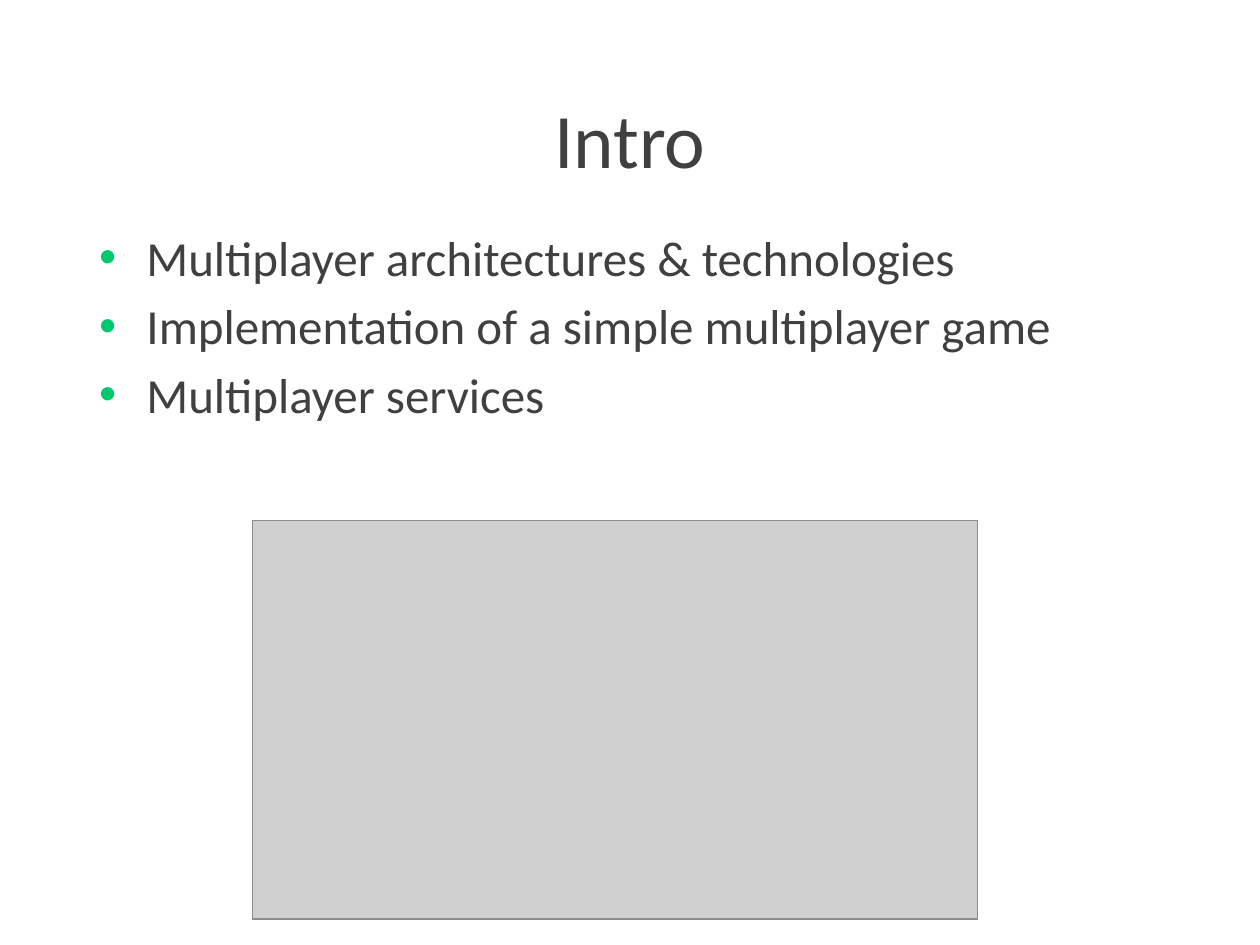
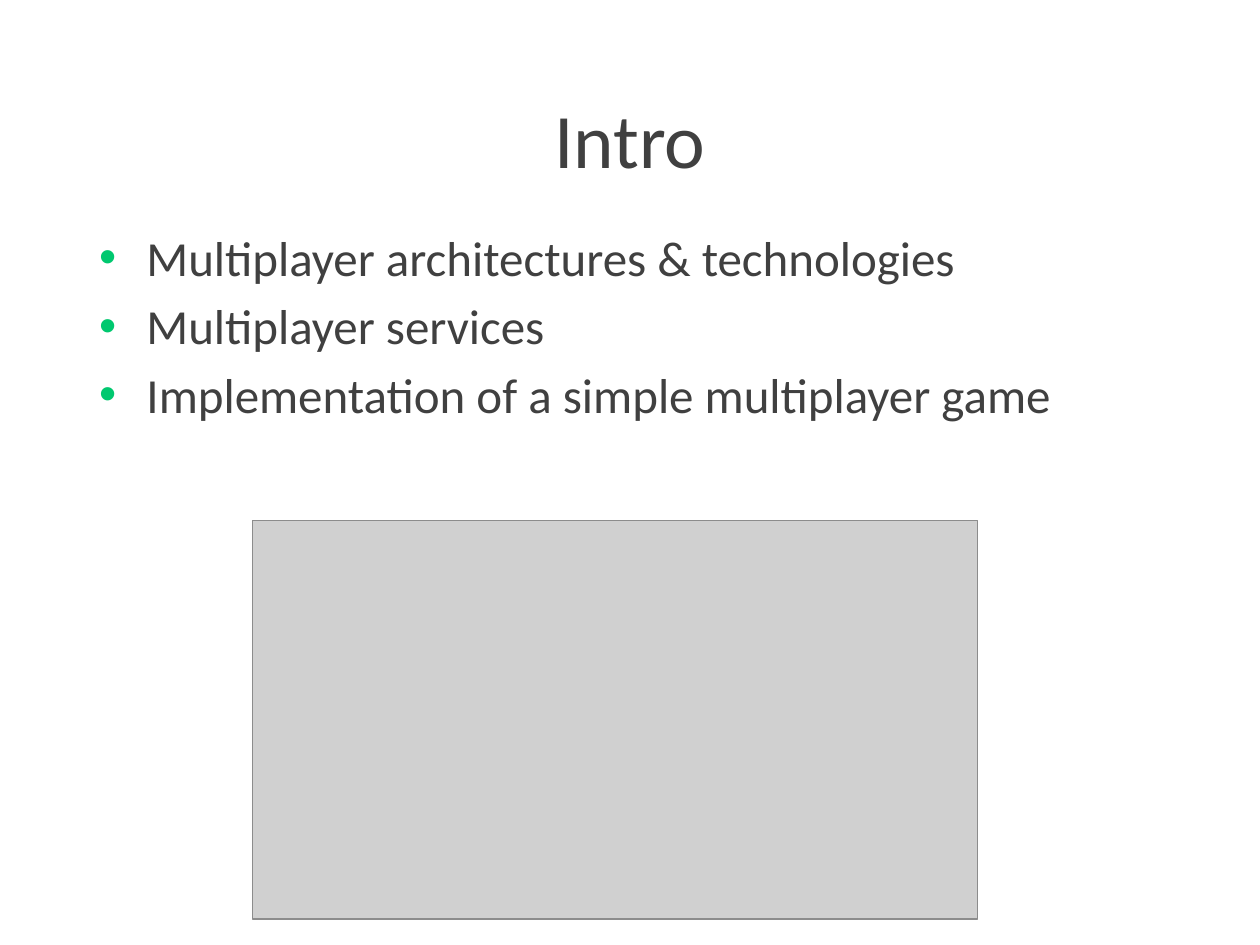
Before and after one commit to Lotti/codemotion2015, a slide deck: slide 3 of slides/slides.pptx. Drawn at 1260x945 pixels with LibreOffice and Linux fonts; fonts in the diff are those of the drawing; grey boxes stand for pictures; background and template pictures are left out. Boxes give left, top, right and bottom in pixels: in the first picture for what was removed or moved away, otherwise in the second. Text is boxed around its words. In the diff, an @@ line names an element or a change of style, - is before the commit and + after.

```diff
--- a/slides/slides.pptx
+++ b/slides/slides.pptx
@@ text at [146, 310, 544, 352]: paragraph added @@
+• Multiplayer services
@@ text at [146, 379, 544, 421]: paragraph removed @@
-• Multiplayer services
```
Also in this commit, not shown: 6 other slides changed.
